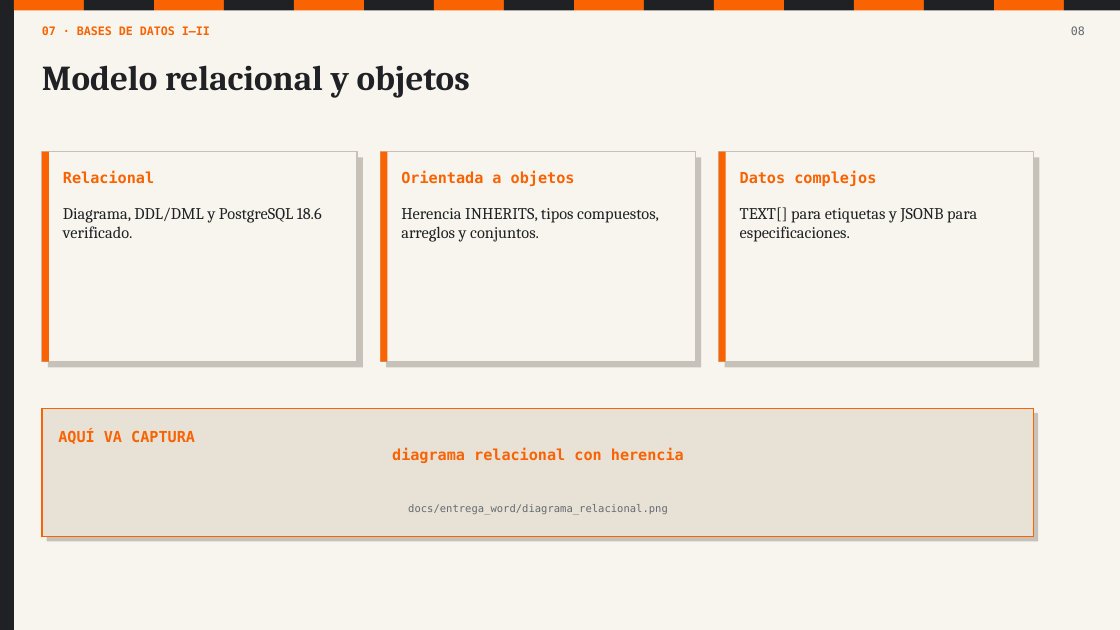
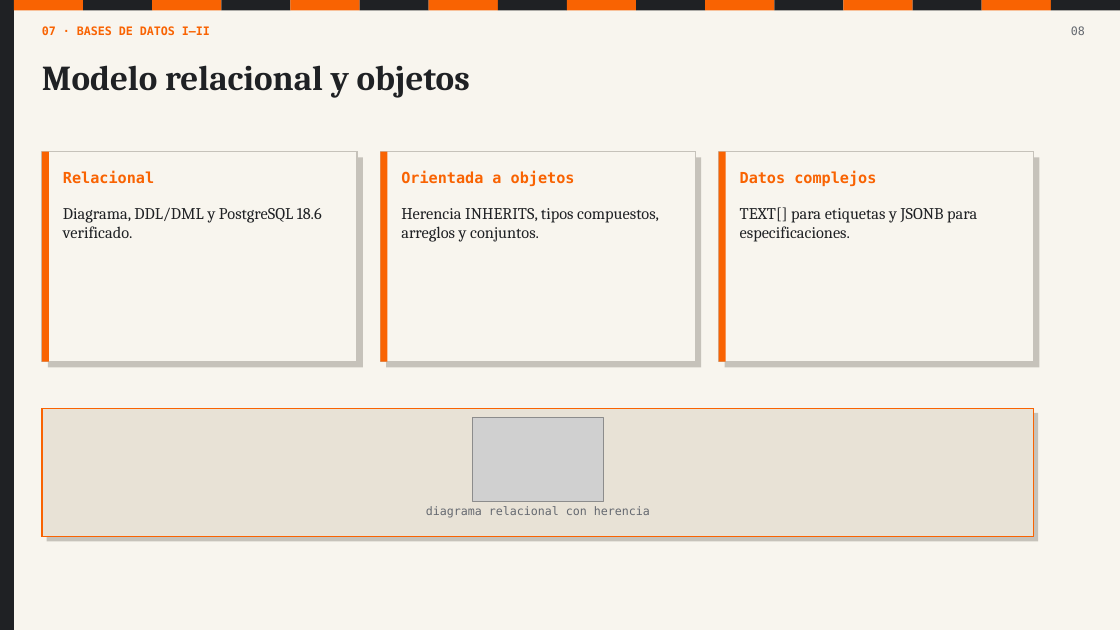
Before and after one commit to angelgael10/ferreteria-pos, a slide deck: slide 8 of docs/presentacion/Defensa_ferreteria_POS.pptx. Drawn at 1120x630 pixels with LibreOffice and Linux fonts; fonts in the diff are those of the drawing; grey boxes stand for pictures. Boxes give left, top, right and bottom in pixels: in the first picture for what was removed or moved away, otherwise in the second. Text is boxed around its words. In the diff, an @@ line names an element or a change of style, - is before the commit and + after.

Commit message:
docs: cerrar bitacora y entregable final

```diff
--- a/docs/presentacion/Defensa_ferreteria_POS.pptx
+++ b/docs/presentacion/Defensa_ferreteria_POS.pptx
@@ 5 rectangles: place and size @@
-5 rectangles at <box>294,0,644,10</box>
+5 rectangles at <box>291,0,636,10</box>
@@ 6 rectangles: place and size @@
-6 rectangles at <box>644,0,1064,10</box>
+6 rectangles at <box>636,0,1051,10</box>
@@ rectangle: place and size @@
-rectangle at <box>1065,0,1120,10</box>
+rectangle at <box>1051,0,1120,10</box>
@@ picture added at <box>472,418,603,502</box> @@
@@ text removed at <box>408,504,668,514</box> @@
-docs/entrega_word/diagrama_relacional.png
@@ text at <box>426,506,650,518</box>: text changed; size 13 to 10 pt; text colour #F96302 to #656970; bold off @@
-AQUÍ VA CAPTURA
-diagrama relacional con herencia
+diagrama relacional con herencia
```
Also in this commit, not shown: 13 other slides changed, 3 other files.
